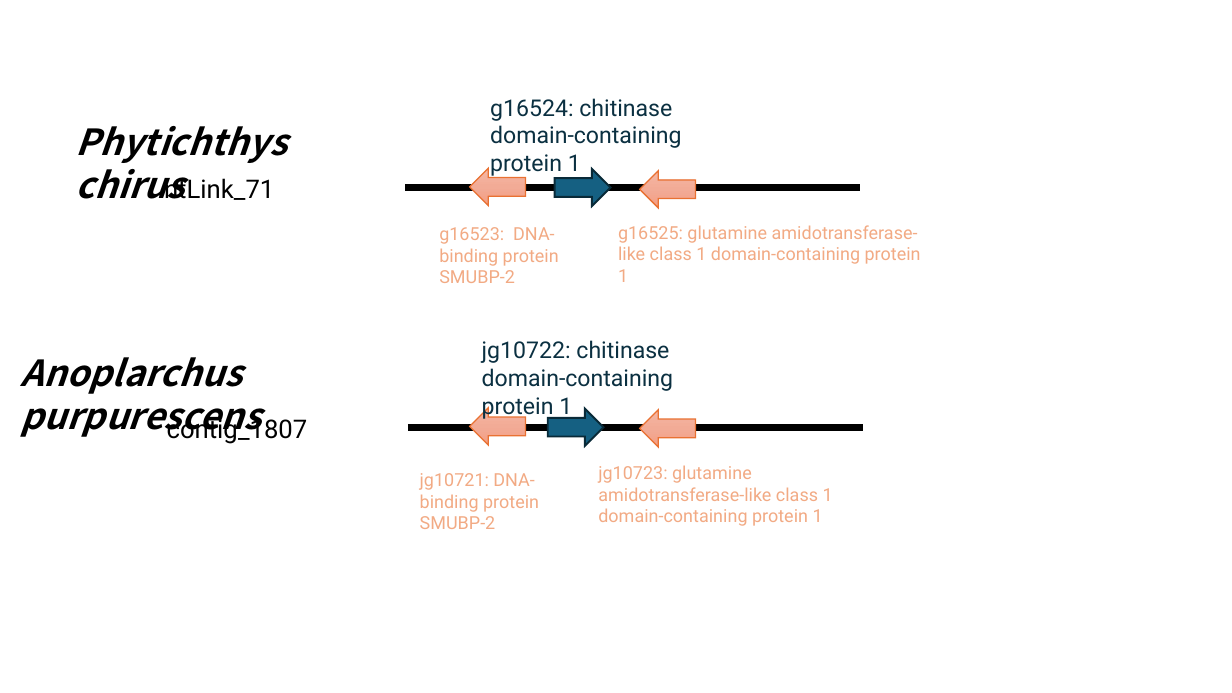
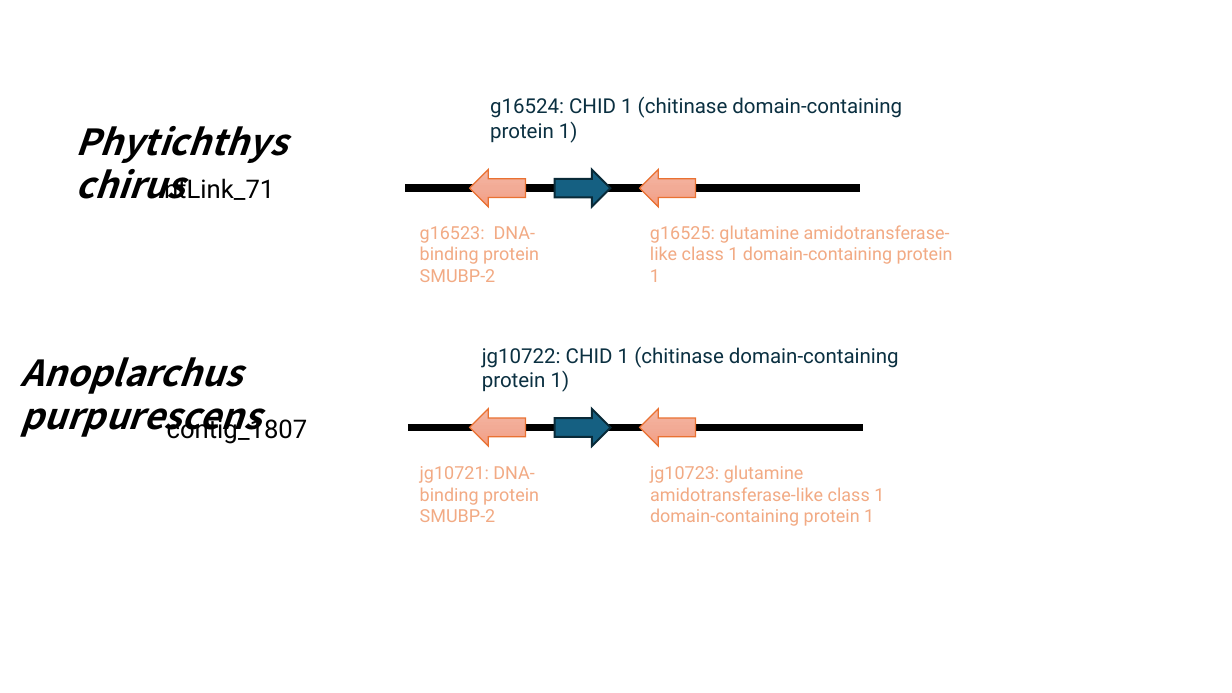
Before and after one commit to jyw-atgithub/fish-genome, a slide deck: slide 2 of synteny.pptx. Drawn at 1232x693 pixels with LibreOffice and Linux fonts; fonts in the diff are those of the drawing. Boxes give left, top, right and bottom in pixels: in the first picture for what was removed or moved away, otherwise in the second. Text is boxed around its words. In the diff, an @@ line names an element or a change of style, - is before the commit and + after.

```diff
--- a/synteny.pptx
+++ b/synteny.pptx
@@ text at [490, 96, 902, 143]: text changed; size 18 to 16 pt @@
-g16524: chitinase domain-containing protein 1
+g16524: CHID 1 (chitinase domain-containing protein 1)
@@ text "g16523: DNA-binding protein SMUBP-2": place and size @@
-text "g16523: DNA-binding protein SMUBP-2" at [439, 227, 559, 283]
+text "g16523: DNA-binding protein SMUBP-2" at [420, 226, 539, 282]
@@ text "g16525: glutamine amidotransferase-like class 1 ...": place and size @@
-text "g16525: glutamine amidotransferase-like class 1 ..." at [618, 225, 921, 282]
+text "g16525: glutamine amidotransferase-like class 1 ..." at [650, 225, 953, 282]
@@ text at [482, 346, 899, 392]: text changed; size 18 to 16 pt @@
-jg10722: chitinase domain-containing protein 1
+jg10722: CHID 1 (chitinase domain-containing protein 1)
@@ left arrow: place and size @@
-left arrow at [548, 409, 604, 445]
+left arrow at [555, 409, 610, 445]
@@ text "jg10721: DNA-binding protein SMUBP-2": place and size @@
-text "jg10721: DNA-binding protein SMUBP-2" at [420, 473, 539, 529]
+text "jg10721: DNA-binding protein SMUBP-2" at [420, 466, 539, 522]
@@ text "jg10723: glutamine amidotransferase-like class 1 ...": place and size @@
-text "jg10723: glutamine amidotransferase-like class 1 ..." at [598, 465, 833, 526]
+text "jg10723: glutamine amidotransferase-like class 1 ..." at [650, 465, 884, 526]
```
Also in this commit, not shown: 2 other slides changed, 1 slide added, 1 slide removed, 5 other files.
